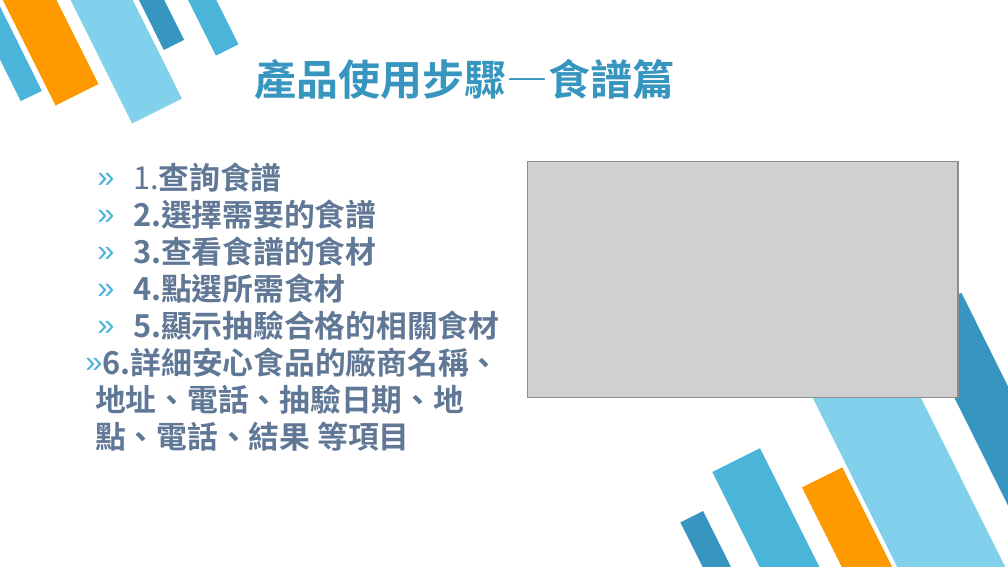
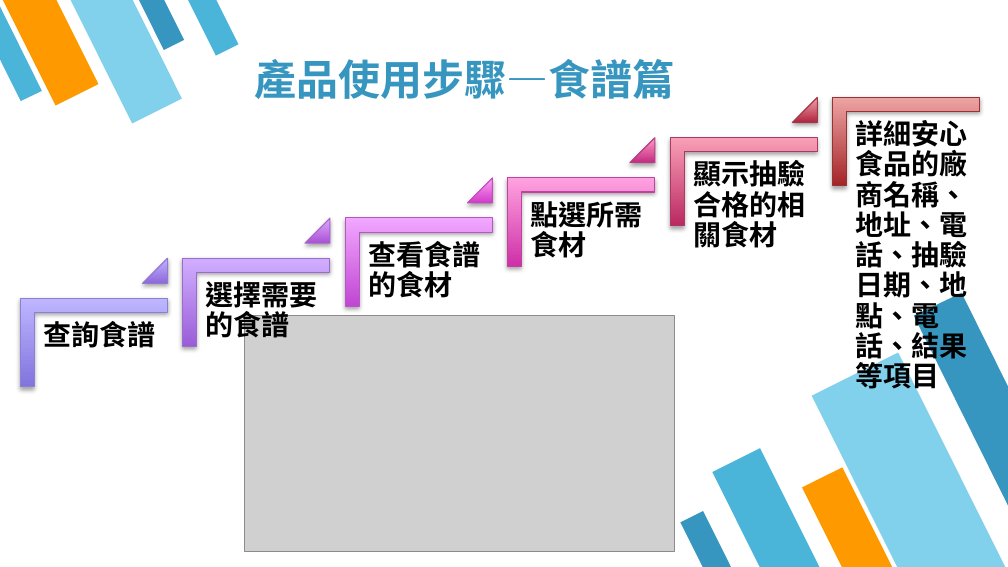
Before and after one commit to 3mtpeak/---1125, a slide deck: slide 5 of 黑克松簡報.pptx. Drawn at 1008x567 pixels with LibreOffice and Linux fonts; fonts in the diff are those of the drawing; grey boxes stand for pictures. Boxes give left, top, right and bottom in pixels: in the first picture for what was removed or moved away, otherwise in the second. Text is boxed around its words. In the diff, an @@ line names an element or a change of style, - is before the commit and + after.

```diff
--- a/黑克松簡報.pptx
+++ b/黑克松簡報.pptx
@@ group added at <box>20,98,980,394</box>: 6 corners, 6 texts, 5 triangles @@
+查詢食譜
+選擇需要的食譜
+查看食譜的食材
+點選所需食材
+顯示抽驗合格的相關食材
+詳細安心食品的廠商名稱、地址、電話、抽驗日期、地點、電話、結果 等項目
@@ text removed at <box>95,162,500,451</box> @@
-» 1.查詢食譜
-» 2.選擇需要的食譜
-» 3.查看食譜的食材
-» 4.點選所需食材
-» 5.顯示抽驗合格的相關食材
-» 6.詳細安心食品的廠商名稱、地址、電話、抽驗日期、地點、電話、結果 等項目
@@ picture: place and size @@
-picture at <box>528,161,959,397</box>
+picture at <box>244,316,674,551</box>
```
Also in this commit, not shown: 7 other slides changed.
